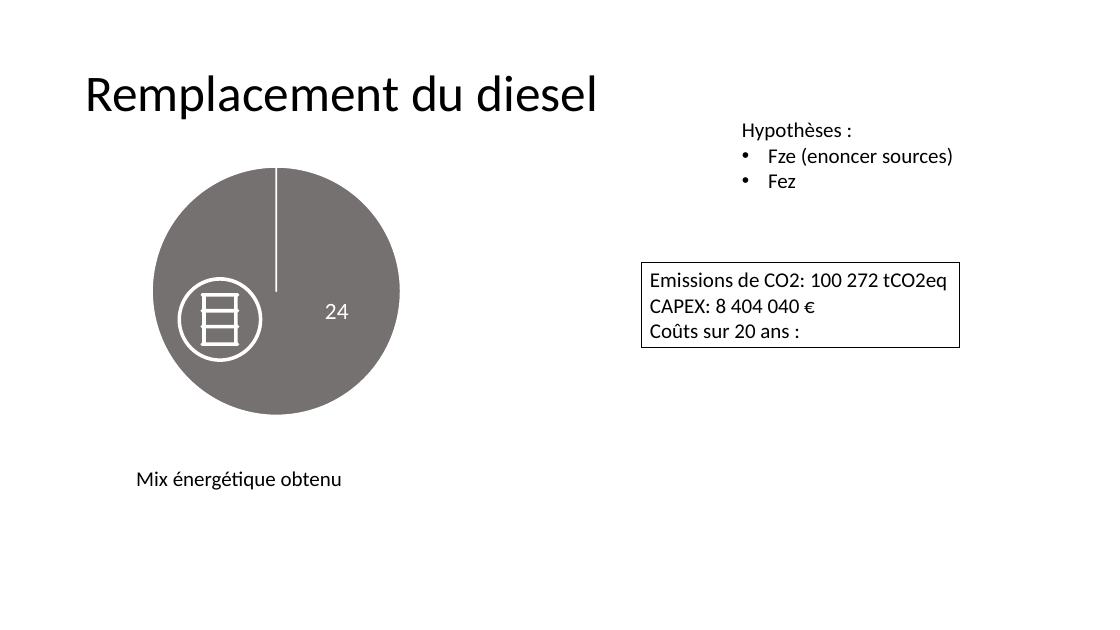
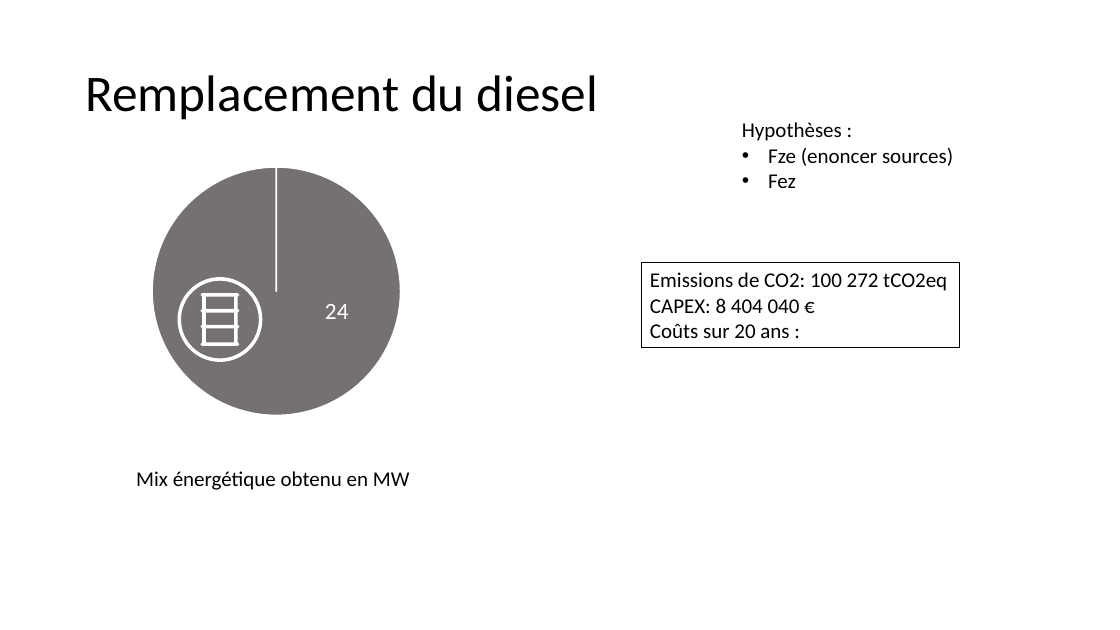
Before and after one commit to cledat/Projet-EA314, a slide deck: slide 5 of rapport.pptx. Drawn at 1120x630 pixels with LibreOffice and Linux fonts; fonts in the diff are those of the drawing. Boxes give left, top, right and bottom in pixels: in the first picture for what was removed or moved away, otherwise in the second. Text is boxed around its words. In the diff, an @@ line names an element or a change of style, - is before the commit and + after.

```diff
--- a/rapport.pptx
+++ b/rapport.pptx
@@ text at [136, 471, 410, 490]: text changed @@
-Mix énergétique obtenu
+Mix énergétique obtenu en MW
```
Also in this commit, not shown: 6 other slides changed, 3 slides added, 1 other file.
